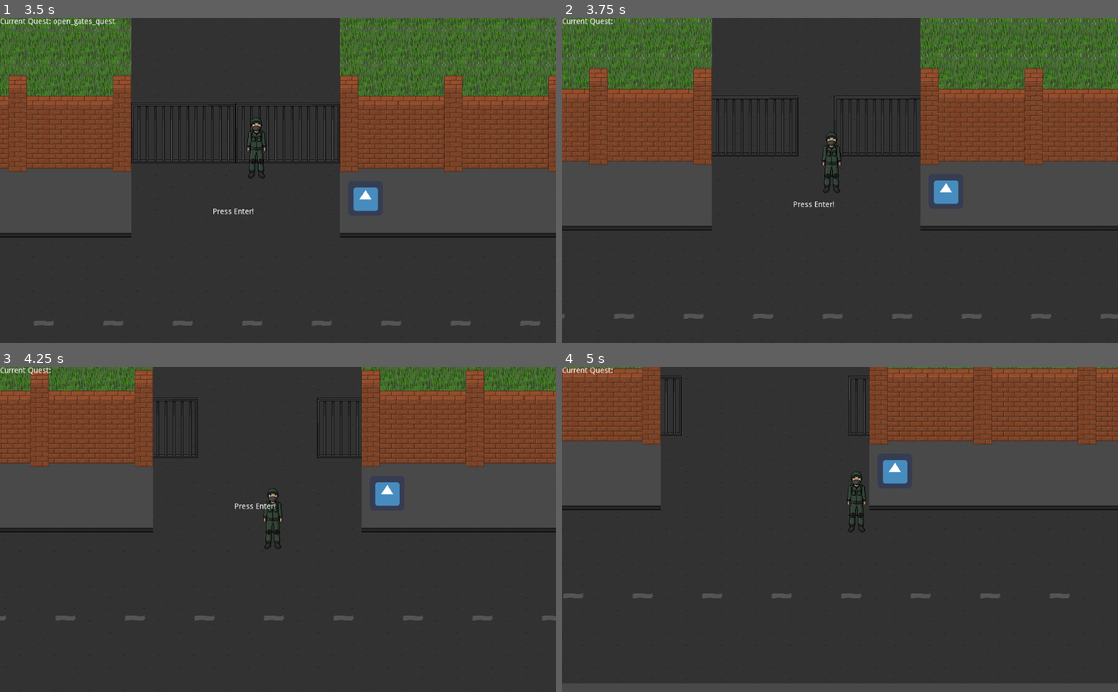
Above: before the commit, frames 1-4 (two rows, left to right).
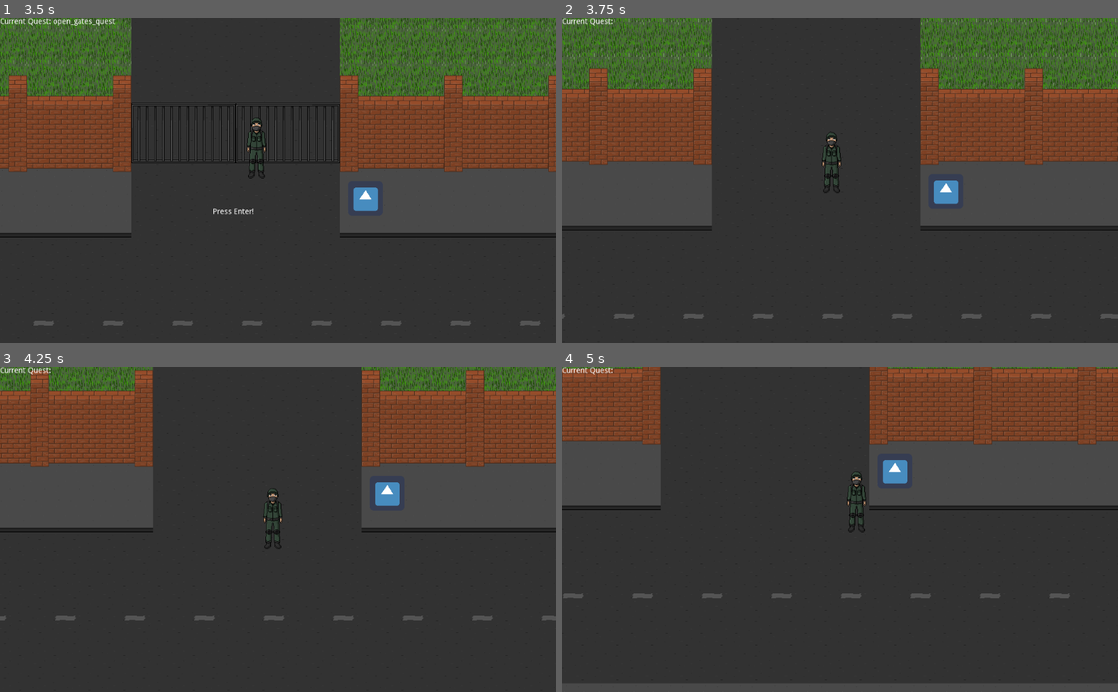
Above: after the commit, the same moments.

Repository: XummukProgrammer/MiniPayday
Game: Godot game, scene res://scenes/test/clear_gates.tscn
Same seed, same stepped clock (60 frames per second), same inputs: the game is played once before the commit and once after it. The engine's default icon, where the game draws it, is replaced by a stand-in: a white triangle on a blue panel in a dark square.
Inputs:
- Up to frame 1 (3.5 s): tap Enter (ui_accept) at 0.5, 0.77, 1.52, 2, 3.02 s; hold Up (ui_up) 0.53-2.03 s; hold Left (ui_left) from 2.03 s (still down)
- Up to frame 2 (3.75 s): tap Enter (ui_accept) at 3.5 s; release Left (ui_left) at 3.53 s; hold Down (ui_down) from 3.53 s (still down)
- Up to frame 3 (4.25 s): keep holding Down (ui_down); tap Enter (ui_accept) at 3.77 s
- Up to frame 4 (5 s): tap Enter (ui_accept) at 4.25, 4.52 s; release Down (ui_down) at 4.28 s; hold Right (ui_right) from 4.28 s (still down)

Frame 1 is identical in both runs. In frame 2, 0.9% of the frame differs, in the area x 27-65%, y 23-59%; in frame 3, 0.6%; in frame 4, 0.3%.

Commit message:
Добавил action_queue, привязал к is_executed()

Diff:
--- a/project.godot
+++ b/project.godot
@@ -28,6 +28,11 @@
 "class": "action_gates",
 "language": "GDScript",
 "path": "res://scripts/actions/action_door.gd"
+}, {
+"base": "action",
+"class": "action_queue",
+"language": "GDScript",
+"path": "res://scripts/actions/action_queue.gd"
 }, {
 "base": "action",
 "class": "action_remove_node",
@@ -79,6 +84,7 @@
 "Player": "",
 "action": "",
 "action_gates": "",
+"action_queue": "",
 "action_remove_node": "",
 "condition": "",
 "main": "",
--- /dev/null
+++ b/resources/quests/open_gates/1/actions/2_action_clear_messagable.tres
@@ -0,0 +1,8 @@
+[gd_resource type="Resource" load_steps=2 format=2]
+
+[ext_resource path="res://scripts/actions/action_remove_node.gd" type="Script" id=1]
+
+[resource]
+script = ExtResource( 1 )
+_id = "id"
+_node_name = "messagable_input_control"
--- /dev/null
+++ b/resources/quests/open_gates/1/actions/chain.tres
@@ -0,0 +1,10 @@
+[gd_resource type="Resource" load_steps=4 format=2]
+
+[ext_resource path="res://scripts/actions/action_queue.gd" type="Script" id=1]
+[ext_resource path="res://resources/quests/open_gates/1/actions/1_action_clear_gates.tres" type="Resource" id=2]
+[ext_resource path="res://resources/quests/open_gates/1/actions/2_action_clear_messagable.tres" type="Resource" id=3]
+
+[resource]
+script = ExtResource( 1 )
+_id = "id"
+_actions = [ ExtResource( 2 ), ExtResource( 3 ) ]
--- a/resources/quests/open_gates/1/quest.tres
+++ b/resources/quests/open_gates/1/quest.tres
@@ -2,7 +2,7 @@
 
 [ext_resource path="res://scripts/quests/quest.gd" type="Script" id=1]
 [ext_resource path="res://resources/quests/open_gates/1/condition.tres" type="Resource" id=2]
-[ext_resource path="res://resources/actions/door_action.tres" type="Resource" id=3]
+[ext_resource path="res://resources/quests/open_gates/1/actions/chain.tres" type="Resource" id=3]
 
 [resource]
 script = ExtResource( 1 )
--- a/scripts/actions/action.gd
+++ b/scripts/actions/action.gd
@@ -58,3 +58,7 @@
 	if cond:
 		return cond.is_success()
 	return true
+
+# Обновление экшена.
+func update():
+	pass
--- /dev/null
+++ b/scripts/actions/action_queue.gd
@@ -0,0 +1,64 @@
+class_name action_queue extends action
+
+# Цепочка экшенов
+export (Array, Resource) var _actions
+
+# Закончились ли экшены
+var _is_actions_ended = false
+
+# Текущий выполняемый экшен.
+var _current_action: action
+
+# Индекс выполняемого экшена.
+var _current_action_index = -1
+
+# Было ли совершено действие.
+func is_executed() -> bool:
+	return _is_actions_ended
+
+# Обновление экшена.
+func update():
+	# Если все экшены закончились, скипаем обновление
+	if _is_actions_ended:
+		return
+
+	# Находим текущий экшен
+	if not _current_action:
+		# Переходим к первому действию
+		_increment_current_action()
+
+	# Обновляем текущий экшен (Если он есть)
+	if _current_action:
+		_current_action.update()
+
+		# Пытаемся перейти на следующий экшен
+		if _current_action.is_executed():
+			# Переходим к следующему действию
+			_increment_current_action()
+
+# Перейти на новый экшен.
+func _increment_current_action():
+	# Если все экшены закончились, скипаем инкремент
+	if _is_actions_ended:
+		return
+
+	# Инкрементируем счётчик.
+	_current_action_index = _current_action_index + 1
+
+	# Проверяем, не закончились ли действия.
+	# Если закончились, то выходим из метода и очищаем данные.
+	if _current_action_index >= _actions.size():
+		_is_actions_ended = true
+		_current_action = null
+		return
+
+	# Устанавливаем текущий экшен.
+	_current_action = _actions[_current_action_index] as action
+
+	# Прям тут запускаем экшен.
+	_execute_current_action()
+
+# Запускаем текущее действие.
+func _execute_current_action():
+	if _current_action:
+		_current_action.execute()
--- a/scripts/quests/quest.gd
+++ b/scripts/quests/quest.gd
@@ -8,6 +8,12 @@
 
 # Действие при выполнении квеста
 export (Resource) var _completed_action
+
+# Отработал ли кондишен
+var _is_condition_success = false
+
+# Отработал ли экшен
+var _is_action_executed = false
 
 # Возвращает идентификатор квеста
 func get_id() -> String:
@@ -26,23 +32,35 @@
 # Проверяем выполнение квеста.
 # В основном определять в наследниках.
 func is_completed() -> bool:
-	if _condition:
-		return get_condition().is_success()
-	return false
+	return _is_condition_success and _is_action_executed
 
 # Функция вызывается при выполнении квеста
 func on_completed():
 	print_debug("Completed Quest: %s!" % get_id())
 	GlobalVariables.get_main().get_quests().on_quest_completed(self)
 
-	# Выполняем действие, обходя все возможные кондишены при выполнении квеста.
-	var act = get_completed_action()
-	if act:
-		act.execute()
-
 # Функция вызывается при обновлении квеста
 func update():
 	if _condition:
 		var condition = get_condition()
+
+		# Первоначальная инициализация кондишена
 		if not condition.is_inited():
 			condition.init()
+
+		# Проверяем выполнение кондишена
+		if not _is_condition_success:
+			_is_condition_success = condition.is_success()
+	else:
+		_is_condition_success = true
+
+	# Если кондишен выполнился, вызываем экшен
+	if _is_condition_success:
+		if _completed_action:
+			# Обновляем экшен.
+			# TODO: Таким образом мы не вызовим экшен вне action_queue, нужно
+			# доработать решение.
+			var act = get_completed_action()
+			act.update()
+	else:
+		_is_action_executed = true
Renamed: resources/quests/open_gates/1/action.tres -> resources/quests/open_gates/1/actions/1_action_clear_gates.tres
